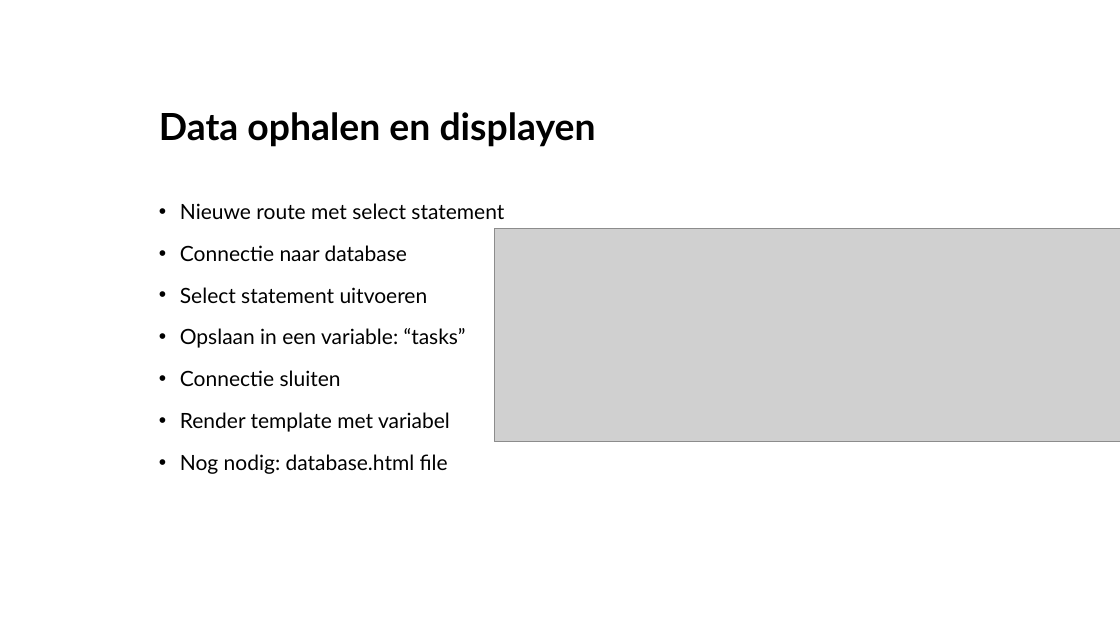
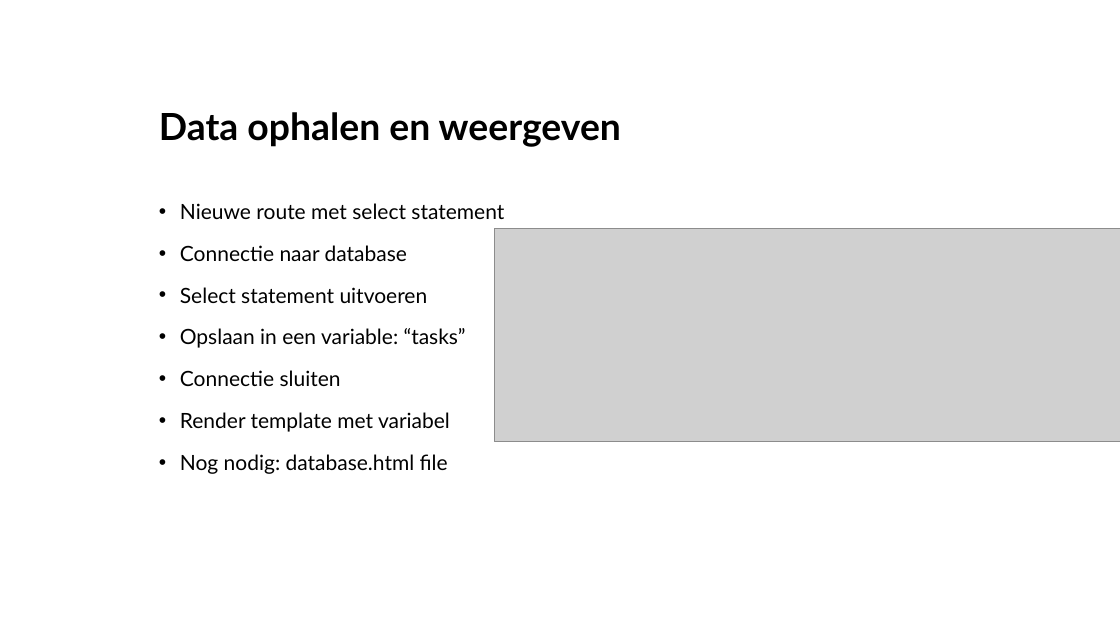
Before and after one commit to AlfaCollegeTeamICT/DIP2, a slide deck: slide 12 of Week 1 - Herhaling/Week 1 presentatie - Herhaling.pptx. Drawn at 1120x630 pixels with LibreOffice and Linux fonts; fonts in the diff are those of the drawing; grey boxes stand for pictures. Boxes give left, top, right and bottom in pixels: in the first picture for what was removed or moved away, otherwise in the second. Text is boxed around its words. In the diff, an @@ line names an element or a change of style, - is before the commit and + after.

```diff
--- a/Week 1 - Herhaling/Week 1 presentatie - Herhaling.pptx
+++ b/Week 1 - Herhaling/Week 1 presentatie - Herhaling.pptx
@@ title at bbox=[159, 112, 621, 147]: text changed @@
-Data ophalen en displayen
+Data ophalen en weergeven
```
Also in this commit, not shown: 3 other slides changed.
